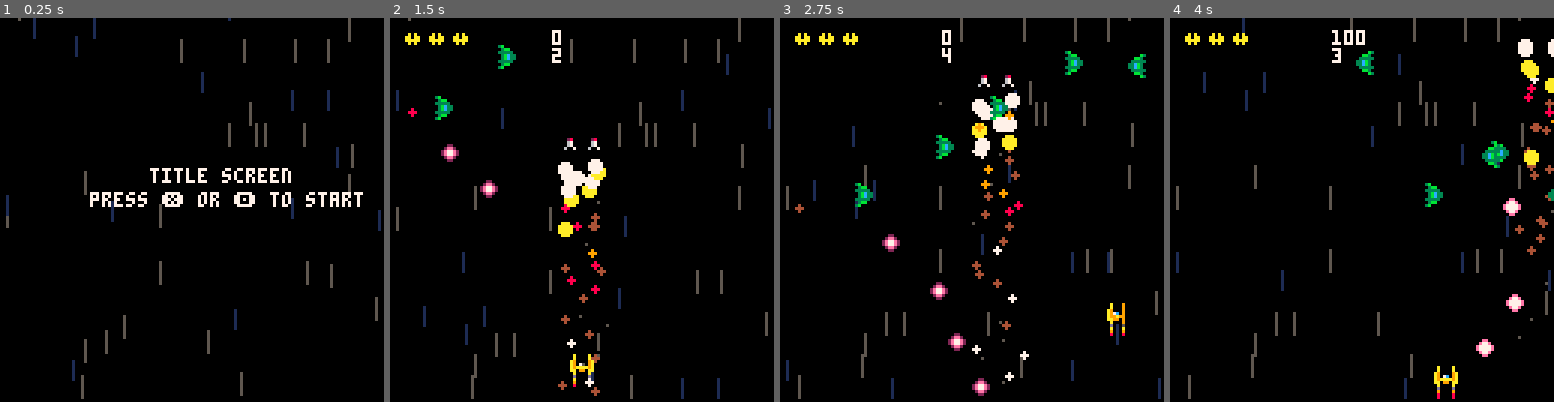
Above: before the commit, frames 1-4 (left to right).
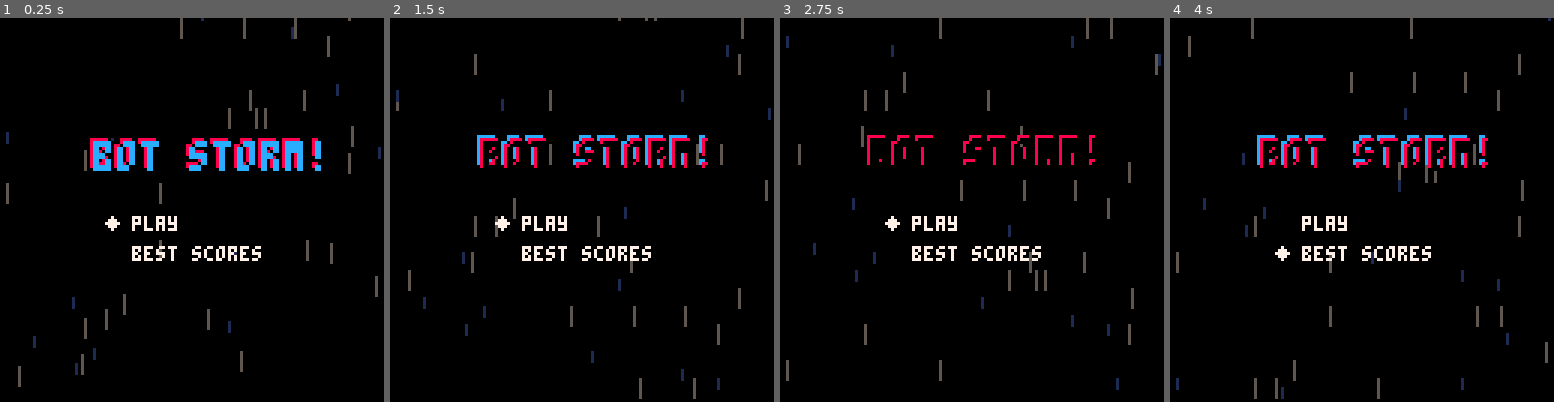
Above: after the commit, the same moments.

Repository: jmcarlson0320/pico8_dev
Game: PICO-8 cartridge shooter/shooter.p8
Same seed, same stepped clock (60 frames per second), same inputs: the game is played once before the commit and once after it.
Inputs:
- Up to frame 1 (0.25 s): no input
- Up to frame 2 (1.5 s): tap X (X key) at 0.33, 1.07 s; tap O (Z key) at 0.7 s
- Up to frame 3 (2.75 s): hold Right 1.6-2.1 s; tap O (Z key) at 1.7, 2.1, 2.5 s; tap X (X key) at 1.85 s; hold Up 2.15-2.42 s; hold Right from 2.47 s (still down)
- Up to frame 4 (4 s): tap O (Z key) at 2.9, 3.3, 3.7 s; tap X (X key) at 2.97 s; release Right at 3.03 s; hold Left 3.08-3.58 s; hold Down 3.63-3.97 s

The runs differ from the first frame. In frame 1, 8.3% of the frame differs, in the area x 1-100%, y 0-100%; in frame 2, 8.2%; in frame 3, 8.5%; in frame 4, 8.6%.

Commit message:
Add transition, better test stage

Diff:
--- a/shooter/shooter.p8
+++ b/shooter/shooter.p8
@@ -1,10 +1,11 @@
 pico-8 cartridge // http://www.pico-8.com
-version 41
+version 42
 __lua__
 
 -- main
--- todo
--- player ship explosion
+
+-- TODO
+-- create enemy patterns
 -- stage 1, 2, 3
 -- title screen
 -- high score screen
@@ -50,23 +51,103 @@
 
 -- title
 function init_title()
+
+    banner = {
+        x = 28,
+        y = 38,
+        colors = {0, 8, 12, 8, 0, 12},
+        color_idx = 1,
+        flashing = false
+    }
+
+    num_menu_items = 2
+    menu_selection = 0
+    menu_x_pos = 44
+    menu_y_pos = 66
+
+    in_transition = false
+    transition_timer = 0
+
     _upd = update_title
     _drw = draw_title
     stars = make_starfield(40)
 end
 
 function update_title()
+    if btnp(4) or btnp(5) then
+        if menu_selection == 0 then
+            in_transition = true
+            transition_timer = 30
+            banner.flashing = true
+        elseif menu_selection == 1 then
+            -- init_highscore()
+        end
+
+    end
+
+    if btnp(2) and menu_selection > 0 then
+        menu_selection -= 1
+    end
+
+    if btnp(3) and menu_selection < num_menu_items - 1 then
+        menu_selection += 1
+    end
+
+    if in_transition then
+        if transition_timer <= 0 then
+            init_ready()
+        else
+            transition_timer -=1
+        end
+    end
+
     foreach(stars,update_star)
-    if btnp(4) or btnp(5) then
-        init_play()
-    end
 end
 
 function draw_title()
     cls(0)
     foreach(stars,draw_star)
-    print("title screen",50,50,7)
-    print("press ❎ or 🅾️ to start", 30, 58, 7)
+
+    for i = 1, 3 do
+        print("\^w\^tbot storm!", banner.x + i, banner.y + i, banner.colors[banner.color_idx])
+        banner.color_idx += 1
+        if banner.flashing then
+            mod_val = 5
+        else
+            mod_val = 3
+        end
+        if banner.color_idx > mod_val then
+            banner.color_idx = 1
+        end
+    end
+
+    print("play", menu_x_pos, menu_y_pos, 7)
+    print("best scores", menu_x_pos, menu_y_pos + 10, 7)
+    print("◆", menu_x_pos - 10, menu_y_pos + menu_selection * 10, 7)
+end
+
+function init_ready()
+    ready_timer = 110
+    blank_screen = true
+    _upd = update_ready
+    _drw = draw_ready
+end
+
+function update_ready()
+    ready_timer -= 1
+    if ready_timer <= 0 then
+        init_play()
+    elseif ready_timer <= 90 then
+        blank_screen = false
+    end
+end
+
+function draw_ready()
+    cls(0)
+    if (not blank_screen) then
+        print_cent("get ready!!!", 64, 7)
+        print(flr(ready_timer / 30) + 1, 64, 74, 7)
+    end
 end
 
 -- play
@@ -76,6 +157,7 @@
     t = 0
     lives = 3
     score = 0
+    stars = make_starfield(15)
     particles = {}
     missiles = {}
     enemies = {}
@@ -101,16 +183,19 @@
     if lives<=0 then
         init_gameover()
     end
+    if btnp(4) then
+        load_test_stage()
+    end
 end
 
 function draw_play()
     cls()
     foreach(stars,draw_star)
-    draw_ship()
     foreach(missiles,draw_missile)
     foreach(blaster_bullets,draw_blaster_bullet)
     foreach(enemy_bullets,draw_enemy_bullet)
     foreach(particles,draw_particle)
+    draw_ship()
     foreach(enemies,draw_enemy)
     draw_ui(4,4)
     print(#enemy_bullets)
@@ -316,8 +401,8 @@
 
 function create_slow_drift()
     local p = {
-        ax = 0.1, tx = 90, px = rnd(),
-        ay = 0.1, ty = 60, py = rnd()
+        ax = 0.2, tx = 60, px = rnd(),
+        ay = 0.1, ty = 30, py = rnd()
     }
     return p
 end
@@ -331,7 +416,7 @@
     ship.dir = 0
     ship.prev_dir = 0
     ship.lastdir = 0
-    ship.spd = 3/2*1.414
+    ship.spd = 2*1.414
     ship.sprites = {
         [1] = 33,
         [5] = 33,
@@ -415,8 +500,10 @@
         make_blaster_bullet(ship.x + 3, ship.y)
         small_flash(ship.x + 1, ship.y)
         small_flash(ship.x + 6, ship.y)
+        ship.blaster_timer = 4
         sfx(2)
-        ship.blaster_timer = 3
+        missle_trail(ship.x - 3, ship.y)
+        missle_trail(ship.x + 3, ship.y)
     end
 end
 
@@ -514,7 +601,7 @@
     p.ddy = 0
     p.lifetime = 2
     p.age = 0
-    p.rad_tbl = { 5, 4, 3, 2, 0 }
+    p.rad_tbl = { 7, 6, 5, 2, 0 }
     p.col_tbl = { 7 }
     add(particles, p)
 end
@@ -566,14 +653,14 @@
 end
 
 function sparks(x, y)
-    for i = 1, 15 do
+    for i = 1, 5 do
         local p = {}
         p.x = x
         p.y = y
         p.dx = rnd(10) - 5
         p.dy = rnd(20) - 18
-        p.ddy = 0
-        p.lifetime = 5 + rnd(10)
+        p.ddy = 0.2
+        p.lifetime = rnd(5)
         p.age = 0
         p.rad_tbl = { 0 }
         p.col_tbl = { 7,10 }
@@ -591,7 +678,7 @@
         s.x = rnd(128)
         s.y = rnd(128)
         s.layer = flr(rnd(2)) + 1
-        s.dy = s.layer +5
+        s.dy = s.layer + 2 * s.layer
         add(starfield, s)
     end
     return starfield
@@ -654,7 +741,7 @@
     b.x = x
     b.y = y
     b.dx = 0
-    b.dy = -12
+    b.dy = -8
     b.sprite = blaster.sprite
     b.hitbox = blaster.hitbox
     add(blaster_bullets, b)
@@ -669,7 +756,9 @@
     b.animation = bullet_type.animation
     b.hitbox = bullet_type.hitbox
     add(enemy_bullets, b)
-    missle_trail(x, y)
+    for i = 1, 4 do
+        missle_trail(x, y)
+    end
 end
 
 function update_bullet(b)
@@ -793,7 +882,7 @@
     check_collisions_object_group(ship, enemies, handle_player_enemy_collision, true)
 end
 
---brain
+-- brain
 function process_brain(enemy)
     if enemy.wait_timer > 0 then
         enemy.wait_timer -= 1
@@ -810,7 +899,7 @@
     enemy.brain_inst_pointer += 1
 end
 
---ai commands
+-- ai commands
 function heading(enemy, angle, speed)
     enemy.accel = 0
     enemy.decel = 0
@@ -891,27 +982,28 @@
     {fire_pattern, 10},
 }
 
-flyin_flyout = {
+flyin_flyout_left = {
     {heading, 0.75, 1},
-    {wait, 10},
-    {target, 4, "blue"},
-    {wait, 2},
-    {target, 4, "blue"},
-    {wait, 2},
-    {target, 4, "blue"},
-    {wait, 16},
+    {wait, 60},
     {decel, 0.04},
+    {target, 2, "blue"},
+    {heading, 0.50, 0},
+    {accel, 0.04, 1},
     {wait, 30},
-    {fire_pattern},
     {heading, 0.25, 0},
     {accel, 0.04, 1},
-    {target, 4, "blue"},
-    {wait, 8},
-    {target, 4, "blue"},
-    {wait, 8},
-    {target, 4, "blue"},
-    {wait, 8},
-    {target, 4, "blue"}
+}
+
+flyin_flyout_right = {
+    {heading, 0.75, 1},
+    {wait, 60},
+    {decel, 0.04},
+    {target, 2, "blue"},
+    {heading, 0.0, 0},
+    {accel, 0.04, 1},
+    {wait, 30},
+    {heading, 0.25, 0},
+    {accel, 0.04, 1},
 }
 
 stationary = {
@@ -931,17 +1023,13 @@
 }
 
 slow_advance_and_shoot = {
-    {heading, 0.75, 0.3},
-    {wait, 30},
+    {heading, 0.75, 1},
+    {wait, 15},
     {target, 2, "green"},
-    {wait, 30},
+    {wait, 15},
     {target, 2, "green"},
-    {wait, 30},
-    {target, 2, "green"},
-    {wait, 30},
-    {target, 2, "green"},
-    {wait, 30},
-    {accel, 0.04, 1.5}
+    {wait, 5},
+    {accel, 0.02, 3}
 }
 
 --event schedule
@@ -995,44 +1083,76 @@
 
 --stages
 function load_test_stage()
+    t=0
     schedule = {}
-    schedule_event_list(test_stage, 0)
+    schedule_event_list(test_stage, 30)
 end
 
 test_stage = {
     {
         time = 1,
         fn = function()
-            spawn_wave_left(15)
+            add_enemy(striker, 40, -8, 0.75, flyin_flyout_left)
+            add_enemy(striker, 88, -8, 0.75, flyin_flyout_right)
+        end
+    },
+    {
+        time = 20,
+        fn = function()
+            add_enemy(striker, 40, -8, 0.75, flyin_flyout_left)
+            add_enemy(striker, 88, -8, 0.75, flyin_flyout_right)
+        end
+    },
+    {
+        time = 40,
+        fn = function()
+            add_enemy(striker, 40, -8, 0.75, flyin_flyout_left)
+            add_enemy(striker, 88, -8, 0.75, flyin_flyout_right)
         end
     },
     {
         time = 60,
         fn = function()
-            spawn_wave_right(15)
+            add_enemy(striker, 40, -8, 0.75, flyin_flyout_left)
+            add_enemy(striker, 88, -8, 0.75, flyin_flyout_right)
         end
     },
     {
         time = 120,
         fn = function()
-            spawn_triplet(64)
+            add_enemy(interceptor, 15, -8, 0.75, slow_advance_and_shoot)
+            add_enemy(interceptor, 35, -8, 0.75, slow_advance_and_shoot)
+            add_enemy(interceptor, 54, -16, 0.75, slow_advance_and_shoot)
+            add_enemy(interceptor, 74, -16, 0.75, slow_advance_and_shoot)
+            add_enemy(interceptor, 92, -8, 0.75, slow_advance_and_shoot)
+            add_enemy(interceptor, 113, -8, 0.75, slow_advance_and_shoot)
         end
     },
     {
-        time = 180,
+        time = 165,
         fn = function()
-            spawn_triplet(15)
+            add_enemy(interceptor, 15, -8, 0.75, slow_advance_and_shoot)
+            add_enemy(interceptor, 35, -8, 0.75, slow_advance_and_shoot)
+            add_enemy(interceptor, 54, -16, 0.75, slow_advance_and_shoot)
+            add_enemy(interceptor, 74, -16, 0.75, slow_advance_and_shoot)
+            add_enemy(interceptor, 92, -8, 0.75, slow_advance_and_shoot)
+            add_enemy(interceptor, 113, -8, 0.75, slow_advance_and_shoot)
         end
     },
     {
-        time = 240,
+        time = 210,
         fn = function()
-            spawn_triplet(104)
+            add_enemy(interceptor, 15, -8, 0.75, slow_advance_and_shoot)
+            add_enemy(interceptor, 35, -8, 0.75, slow_advance_and_shoot)
+            add_enemy(interceptor, 54, -16, 0.75, slow_advance_and_shoot)
+            add_enemy(interceptor, 74, -16, 0.75, slow_advance_and_shoot)
+            add_enemy(interceptor, 92, -8, 0.75, slow_advance_and_shoot)
+            add_enemy(interceptor, 113, -8, 0.75, slow_advance_and_shoot)
         end
     },
 }
 
---utils
+-- utils
 function draw_animation(animation, x, y)
     local frames = animation.frames
     local rate = animation.rate
@@ -1075,6 +1195,11 @@
         tline(x-hx, py, x+hx, py, sx-ss*halfw, sy+cs*halfw, cs, ss)
         halfw+=1
     end
+end
+
+function print_cent(txt,y,color)
+    local offset=64-#txt*2
+    print(txt,offset,y,color)
 end
 
 __gfx__
